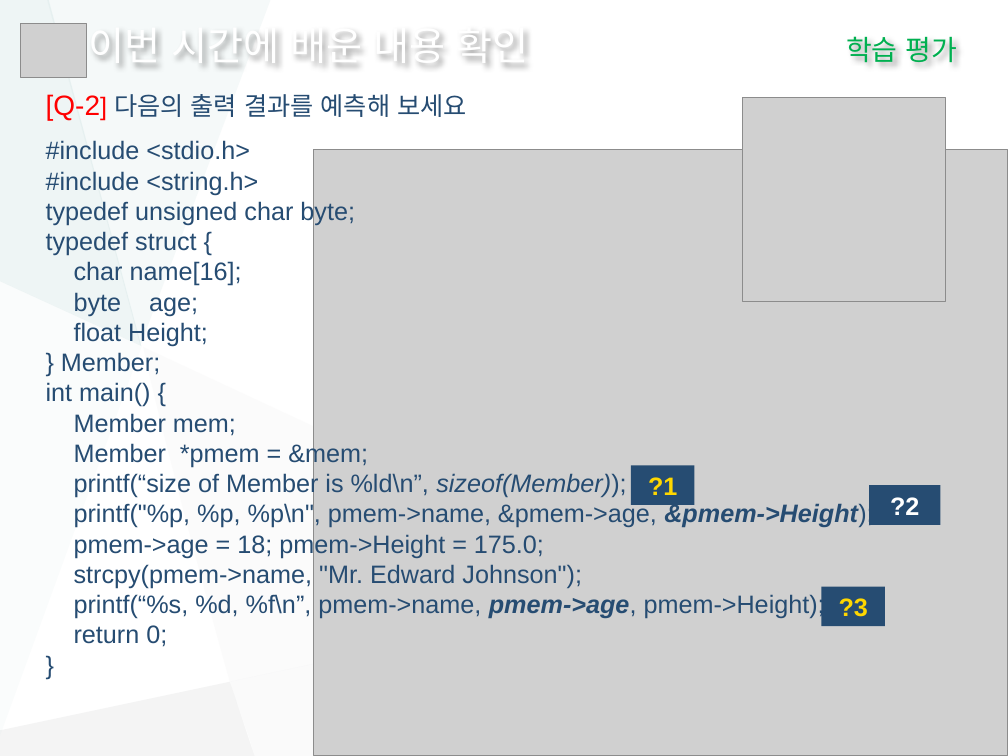
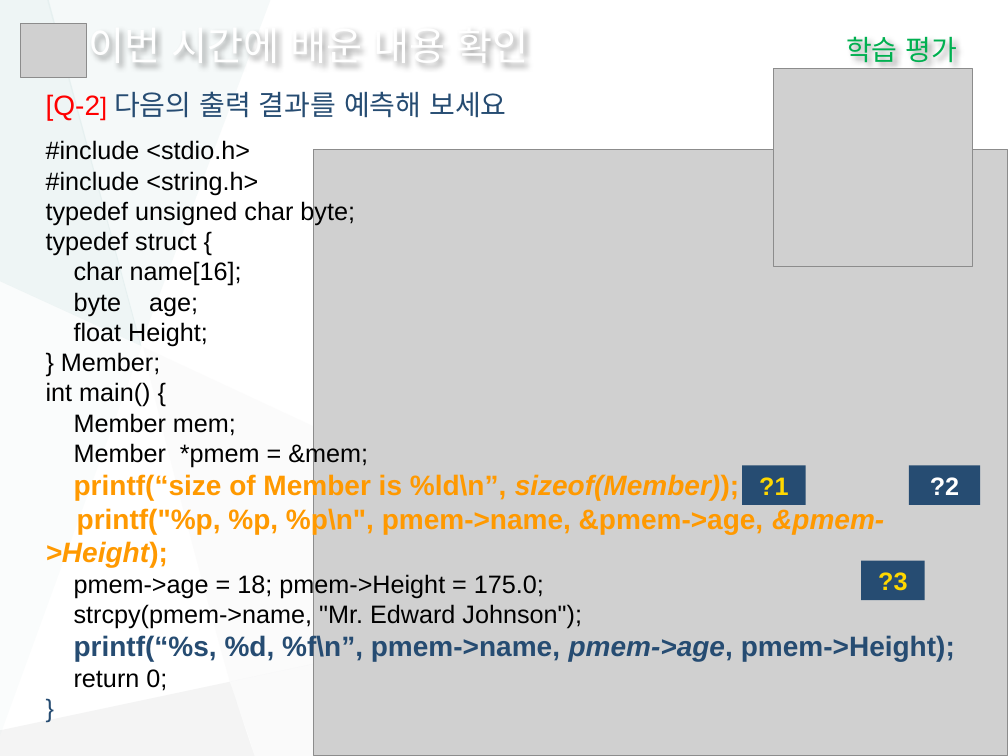
Before and after one commit to nextye/AnsanPC, a slide deck: slide 15 of HRD/nPPT/응용SW어플리케이션.pptx. Drawn at 1008x756 pixels with LibreOffice and Linux fonts; fonts in the diff are those of the drawing; grey boxes stand for pictures. Boxes give left, top, right and bottom in pixels: in the first picture for what was removed or moved away, otherwise in the second. Text is boxed around its words. In the diff, an @@ line names an element or a change of style, - is before the commit and + after.

```diff
--- a/HRD/nPPT/응용SW어플리케이션.pptx
+++ b/HRD/nPPT/응용SW어플리케이션.pptx
@@ picture: place and size @@
-picture at [742,98,946,301]
+picture at [774,69,973,267]
@@ text at [46,91,955,691]: size 18 to 20 pt in "다음의 출력 결과를 예측해 보세요", "printf(“size of Member is %ld\n”, sizeof(Member));", "printf("%p, %p, %p\n", pmem->name, &pmem->age, &pmem->Height ...", "printf(“%s, %d, %f\n”, pmem->name, pmem->age, pmem->Height);"; text colour #264C72 to #000000 in "#include <stdio.h>", "#include <string.h>", "typedef unsigned char byte;", "typedef struct {" and 10 more places; text colour #264C72 to #FF9900 in "printf(“size of Member is %ld\n”, sizeof(Member));", "printf("%p, %p, %p\n", pmem->name, &pmem->age, &pmem->Height ..."; bold on in "printf(“size of Member is %ld\n”, sizeof(Member));", "printf("%p, %p, %p\n", pmem->name, &pmem->age, &pmem->Height ...", "printf(“%s, %d, %f\n”, pmem->name, pmem->age, pmem->Height);" @@
@@ rectangle "?1": place and size @@
-rectangle "?1" at [631,466,695,505]
+rectangle "?1" at [742,466,805,505]
@@ rectangle "?2": place and size @@
-rectangle "?2" at [869,485,940,524]
+rectangle "?2" at [909,466,981,505]
@@ rectangle "?3": place and size @@
-rectangle "?3" at [822,587,885,626]
+rectangle "?3" at [861,560,924,600]
```
Also in this commit, not shown: 15 other slides changed, 1 slide added, 1 slide removed.
